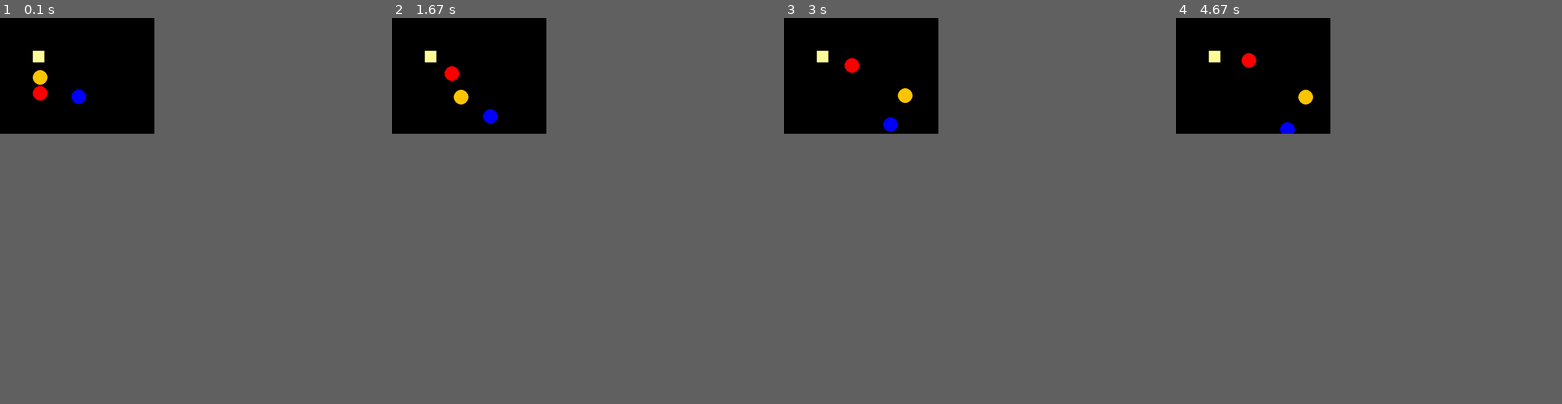
Above: before the commit, frames 1-4 (left to right).
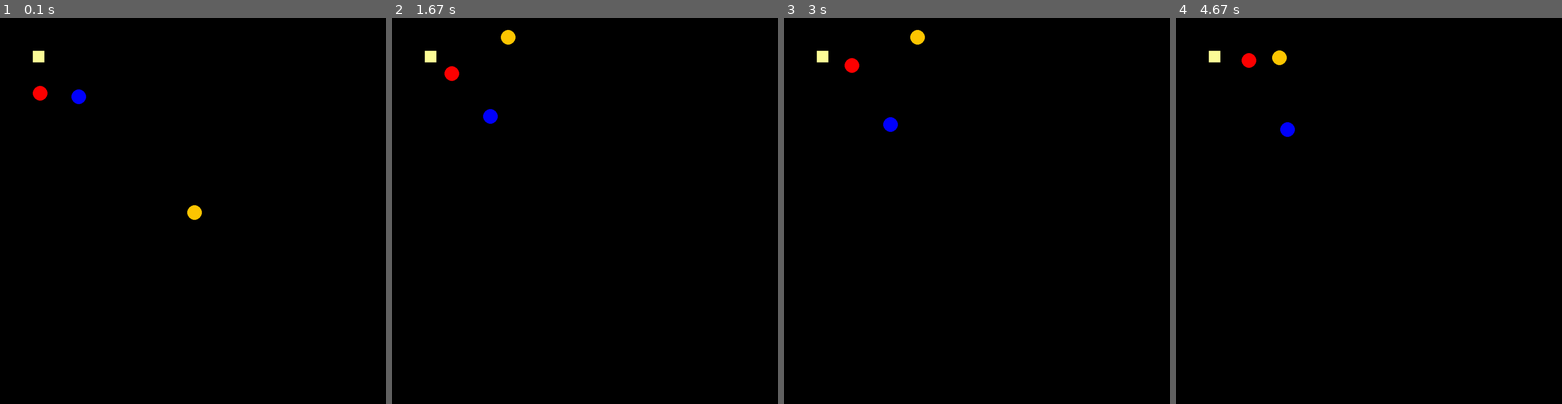
Above: after the commit, the same moments.

Repository: chauncy-crib/tagprobot-ml
Game: pygame game, started from python/main.py
Same seed, same stepped clock (60 frames per second), same inputs: the game is played once before the commit and once after it.
Inputs:
- Up to frame 1 (0.1 s): no input
- Up to frame 2 (1.67 s): tap Space at 0.33, 1.07, 1.37, 1.57 s; tap K at 0.67 s; hold R 1-1.47 s; hold Right 1-1.47 s; hold Right from 1.5 s (still down)
- Up to frame 3 (3 s): tap Space at 1.87, 2.07, 2.4, 2.7, 2.9 s; release Right at 1.97 s; hold Up 2-2.3 s; hold Right 2.33-2.8 s; hold Left from 2.83 s (still down)
- Up to frame 4 (4.67 s): tap Space at 3.2, 3.47, 3.8, 4.1, 4.23, 4.63 s; release Left at 3.37 s; hold Down 3.4-3.7 s; hold Left 3.73-4.13 s; hold Up 4.17-4.53 s; hold Right from 4.57 s (still down)
In our replay, the window is 360x270 before the commit and 900x900 after it. These sizes can differ from the game's own. Grey fills any space a smaller window leaves; there, only what the larger window draws over its background counts as a difference.

The runs differ from the first frame. In frame 1, 0.2% of the frame differs, in the area x 8-53%, y 13-53%; in frame 2, 0.2%; in frame 3, 0.2%; in frame 4, 0.3%, in the area x 24-36%, y 8-31%.

Commit message:
Add tagging and flag grabbing

Diff:
--- a/python/main.py
+++ b/python/main.py
@@ -1,16 +1,15 @@
 import utils.silent_pygame  # noqa: F401
 import pygame
 
-import copy
 from uuid import uuid4
 
 from state.state import State
 from state.flag import Flag
 from state.ball import Ball, Team
 
+from strategies import myopic
+
 from input.input import Keys, Input
-
-import state.heuristic_scores as score
 
 
 def main():
@@ -18,12 +17,12 @@
     black = (0, 0, 0)
 
     pygame.init()
-    screen = pygame.display.set_mode((400, 300))
+    screen = pygame.display.set_mode((1000, 1000))
     done = False
 
     foe_ball = Ball(200, 200, uuid4(), Team.FOE, 50, 50)
     friend_ball = Ball(100, 200, uuid4(), Team.FRIEND, 50, -50)
-    ego_ball = Ball(100, 150, uuid4(), Team.EGO, 50, 50)
+    ego_ball = Ball(500, 500, uuid4(), Team.EGO, 50, 50)
     flag = Flag(100, 100)
 
     world_state = State([foe_ball] + [friend_ball] + [ego_ball], flag)
@@ -40,20 +39,14 @@
         delta_t_ms: int = clock.get_time()
 
         pygame_pressed = pygame.key.get_pressed()
-        if pygame_pressed[pygame.K_SPACE]:
-            # While space is pressed, we try to random walk to the flag.
-            # If randomly generated diagnonal keypresses are worse than doing nothing, do nothing.
-            current_input = Input({ego_ball.id: Keys()})
-            current_score = score.naive_ego_to_flag(world_state)
-            possible_keys = Keys.random_keys()
-            future_ball = ego_ball.simulate_input(possible_keys)
-            future_ball.update(delta_t_ms)
-            # TODO: we should have a function on State like def updateBall(ball_id, ball) -> State
-            possible_world = copy.deepcopy(world_state)
-            possible_world.balls[ego_ball.id] = future_ball
-            possible_score = score.naive_ego_to_flag(possible_world)
-            if possible_score < current_score:
-                current_input = Input({ego_ball.id: possible_keys})
+        if pygame_pressed[pygame.K_k]:
+            ego_ball.handle_pop()
+        elif pygame_pressed[pygame.K_r]:
+            ego_ball.is_popped = False
+        elif pygame_pressed[pygame.K_SPACE]:
+            # Of all sensible keypress combinations, choose the one with the lowest score in dt.
+            best_keypresses = myopic.get_best_single_key(world_state, delta_t_ms)
+            current_input = Input({ego_ball.id: best_keypresses})
         else:
             current_input = Input({ego_ball.id: Keys.from_pygame_pressed(pygame_pressed)})
 
--- a/python/state/ball.py
+++ b/python/state/ball.py
@@ -41,15 +41,19 @@
 
     on_team_tile: bool = False
 
+    is_popped: bool = False
+
     radius: int = 19  # pixels
 
     def get_shape(self):
+        # TODO we should handle color in a more reasonable way
+        pop_mult = 0.3 if self.is_popped else 1.0
         if self.team is Team.EGO:
-            color = (255, 200, 0)
+            color = (int(255*pop_mult), int(200*pop_mult), int(0*pop_mult))
         elif self.team is Team.FRIEND:
-            color = (255, 0, 0)
+            color = (int(255*pop_mult), int(0*pop_mult), int(0*pop_mult))
         elif self.team is Team.FOE:
-            color = (0, 0, 255)
+            color = (int(0*pop_mult), int(0*pop_mult), int(255*pop_mult))
         else:
             raise ValueError("You must be self, friend, or foe!")
         return (pygame.draw.ellipse,
@@ -90,15 +94,18 @@
 
     def update(self, dt: int) -> None:
         self.on_team_tile = self.is_on_team_tile(None)
-        self.x, self.y, self.vx, self.vy = self.simulate_update(dt)
+        self.x, self.y, self.vx, self.vy = self._difference_eq_update(dt)
 
-    def simulate_update(self, dt: int) -> Tuple[float, float, float, float]:
+    def _difference_eq_update(self, dt: int) -> Tuple[float, float, float, float]:
         """
         :param int dt: time elapsed in milliseconds
         :return (float, float, float, float) state: Updated (x, y, vx, vy) based on physics over dt
 
         See https://www.reddit.com/r/TagPro/wiki/physics for details on physics rules.
         """
+        if self.is_popped:
+            return (self.x, self.y, 0, 0)
+
         max_vel = max_speed if not self.on_team_tile else max_speed * 2.0
         vx = self.vx + clamp((self.ax - self.vx * damping_coefficient)
                              * dt * 0.001, -max_vel, max_vel)
@@ -109,3 +116,15 @@
         y = self.y + vy * dt * 0.001
 
         return (x, y, vx, vy)
+
+    def handle_pop(self) -> None:
+        self.has_flag = False
+        self.is_popped = True
+        # TODO use spawn regions
+        self.x = 300
+        self.y = 50
+
+    def on_same_team(self, other_ball: 'Ball') -> bool:
+        if self.team == Team.EGO or self.team == Team.FRIEND:
+            return other_ball.team == Team.EGO or other_ball.team == Team.FRIEND
+        return self.team == other_ball.team
--- a/python/state/flag.py
+++ b/python/state/flag.py
@@ -9,9 +9,11 @@
 
 @dataclass
 class Flag(Shape):
-    x: int
-    y: int
+    x: float
+    y: float
     radius: int = 15  # pixels
+
+    being_carried: bool = False
 
     def get_shape(self):
         return (pygame.draw.rect, color,
--- a/python/state/heuristic_scores.py
+++ b/python/state/heuristic_scores.py
@@ -11,16 +11,14 @@
     ego_ball = state.get_ego_ball()
 
     combined_radius = ego_ball.radius + state.flag.radius
-    combined_radius_sq = combined_radius * combined_radius
-    flag_ego_sq_dist = math.sq_dist(ego_ball.x, ego_ball.y, state.flag.x, state.flag.y)
-    return max(0, flag_ego_sq_dist - combined_radius_sq)
+    flag_ego_dist = math.dist(ego_ball.x, ego_ball.y, state.flag.x, state.flag.y)
+    return max(0, flag_ego_dist - combined_radius)
 
 
 def naive_ego_to_ball(state: State, target_ball_id: UUID) -> float:
     ego_ball = state.get_ego_ball()
-    target_ball = next(ball for ball in state.balls.values() if ball.id == target_ball_id)
+    target_ball = state.balls[target_ball_id]
 
     combined_radius = ego_ball.radius + target_ball.radius
-    combined_radius_sq = combined_radius * combined_radius
-    target_ego_sq_dist = math.sq_dist(ego_ball.x, ego_ball.y, target_ball.x, target_ball.y)
-    return max(0, target_ego_sq_dist - combined_radius_sq)
+    target_ego_dist = math.dist(ego_ball.x, ego_ball.y, target_ball.x, target_ball.y)
+    return max(0, target_ego_dist - combined_radius)
--- a/python/state/state.py
+++ b/python/state/state.py
@@ -1,8 +1,11 @@
+import random
 from typing import Dict, List
 from uuid import UUID
 
 from visualization.drawable import Drawable
 from input.input import Input
+from utils import math
+
 from state.ball import Ball, Team
 from state.flag import Flag
 
@@ -38,6 +41,48 @@
         """
         for b in self.balls.values():
             b.update(dt)
+            if b.has_flag:
+                self.flag.x, self.flag.y = b.x, b.y
+
+        # TODO check if any balls have popped on the environment (e.g. spikes).
+
+        # Check if any balls have tagged another ball. Do in random order for fairness.
+        for ball in random.sample(list(self.balls.values()), len(self.balls)):
+            if self.ball_gets_tagged(ball):
+                if ball.has_flag:
+                    self.flag.being_carried = False
+                ball.handle_pop()
+
+        # TODO decide if the flag should be automatically passed to a tagger.
+        # If the flag isn't being carried, see if any balls can grab it. Random order for fairness.
+        if not self.flag.being_carried:
+            for ball in random.sample(list(self.balls.values()), len(self.balls)):
+                if self.ball_gets_flag(ball):
+                    self.flag.being_carried = True
+                    ball.has_flag = True
+                    break
 
     def get_ego_ball(self):
         return next(ball for ball in self.balls.values() if ball.team == Team.EGO)
+
+    def ball_gets_flag(self, ball: Ball) -> bool:
+        if self.flag.being_carried:
+            return False
+        combined_radius = ball.radius + self.flag.radius
+        ball_flag_dist = math.dist(ball.x, ball.y, self.flag.x, self.flag.y)
+
+        return ball_flag_dist <= combined_radius
+
+    def ball_gets_tagged(self, ball: Ball) -> bool:
+        for other_ball in self.balls.values():
+            if other_ball.id == ball.id:
+                continue
+            if other_ball.is_popped or ball.is_popped:
+                continue
+            combined_radius = ball.radius + other_ball.radius
+            ball_ball_dist = math.dist(ball.x, ball.y, other_ball.x, other_ball.y)
+
+            if other_ball.has_tp or (ball.has_flag and not ball.on_same_team(other_ball)):
+                if ball_ball_dist <= combined_radius:
+                    return True
+        return False
--- /dev/null
+++ b/python/strategies/myopic.py
@@ -0,0 +1,33 @@
+import copy
+
+from input.input import Keys
+from state.state import State
+import state.heuristic_scores as score
+
+
+def get_best_single_key(state: State, dt: int) -> Keys:
+    keypress_options = {
+        Keys(left_pressed=True): 0.0,
+        Keys(right_pressed=True): 0.0,
+        Keys(up_pressed=True): 0.0,
+        Keys(down_pressed=True): 0.0,
+        Keys(): 0.0,
+        Keys(left_pressed=True, up_pressed=True): 0.0,
+        Keys(right_pressed=True, up_pressed=True): 0.0,
+        Keys(left_pressed=True, down_pressed=True): 0.0,
+        Keys(right_pressed=True, down_pressed=True): 0.0
+    }
+
+    for keypress in keypress_options.keys():
+        keypress_options[keypress] = evaluate_keys(state, keypress, dt)
+
+    return min(keypress_options.keys(), key=(lambda k: keypress_options[k]))
+
+
+def evaluate_keys(state: State, keypresses: Keys, dt: int) -> float:
+    ego_ball = state.get_ego_ball()
+    future_ball = ego_ball.simulate_input(keypresses)
+    future_ball.update(dt)  # todo this seems wrong
+    possible_world = copy.deepcopy(state)
+    possible_world.balls[ego_ball.id] = future_ball
+    return score.naive_ego_to_flag(possible_world)
Empty file added: python/strategies/__init__.py
